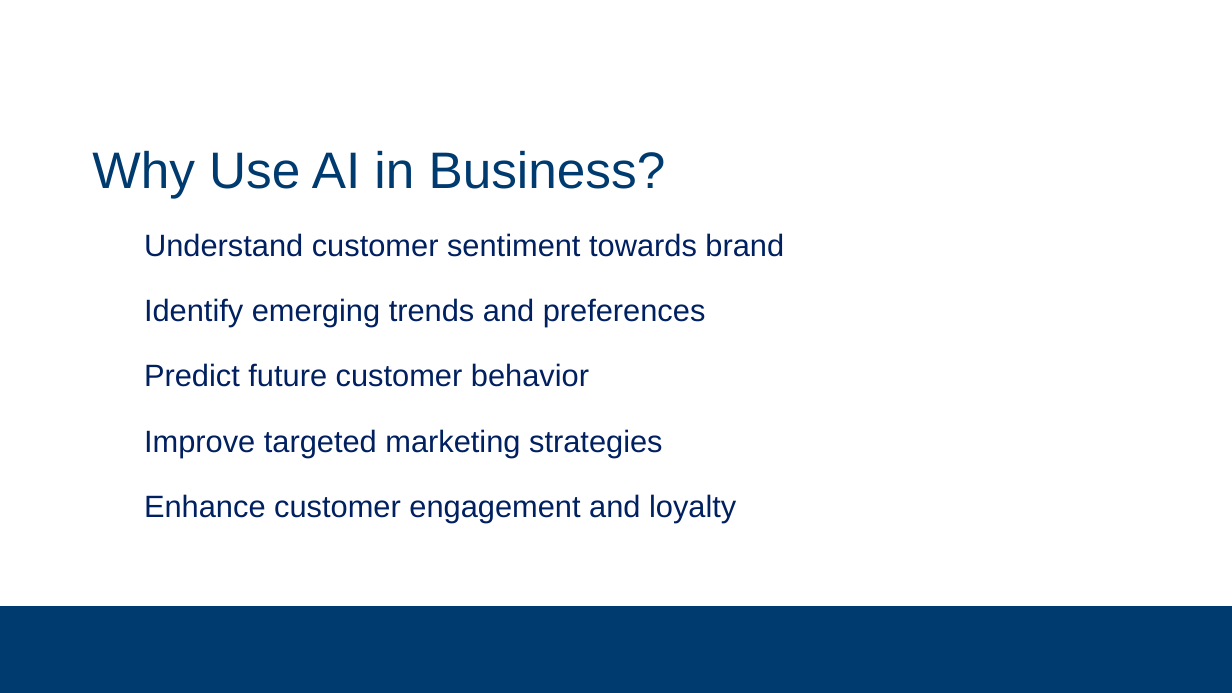
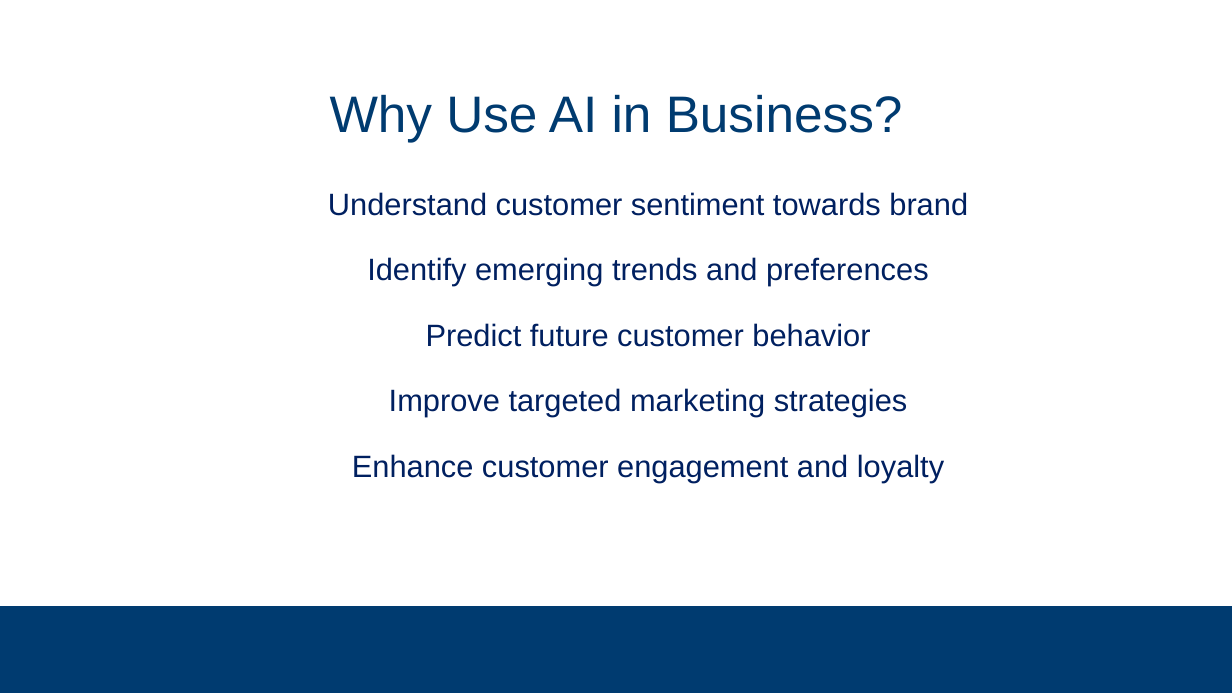
Before and after one commit to subsystem3/project, a slide deck: slide 3 of Final-Project-Team-2.pptx. Drawn at 1232x693 pixels with LibreOffice and Linux fonts; fonts in the diff are those of the drawing; background and template pictures are left out. Boxes give left, top, right and bottom in pixels: in the first picture for what was removed or moved away, otherwise in the second. Text is boxed around its words. In the diff, an @@ line names an element or a change of style, - is before the commit and + after.

```diff
--- a/Final-Project-Team-2.pptx
+++ b/Final-Project-Team-2.pptx
@@ title "Why Use AI in Business?" at [330, 94, 903, 142]: alignment left to centre @@
@@ title "Why Use AI in Business?": place and size @@
-title "Why Use AI in Business?" at [92, 150, 666, 198]
+title "Why Use AI in Business?" at [330, 94, 903, 142]
@@ text "Understand customer sentiment towards brand": place and size @@
-text "Understand customer sentiment towards brand" at [144, 233, 784, 523]
+text "Understand customer sentiment towards brand" at [328, 192, 968, 482]
@@ text "Understand customer sentiment towards brand" at [328, 192, 968, 482]: alignment left to centre @@
```
Also in this commit, not shown: 4 other slides changed, 4 slides added, 5 slides removed.
